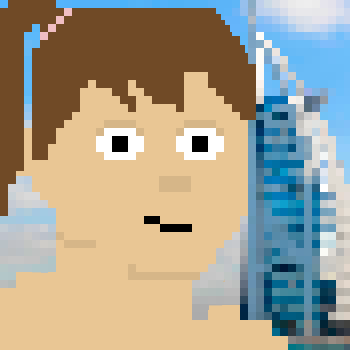
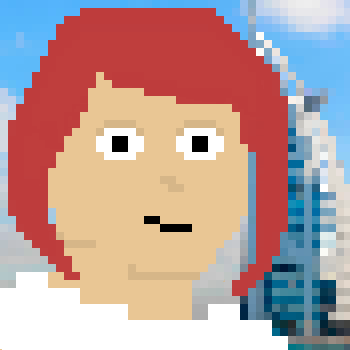
Revision of a layered 350x350 image; what changed, layer by layer:
showed group "hat" (5 layers) over (16, 0, 288, 136)
showed group "headphones_assets" (2 layers) over (0, 16, 288, 208)
showed "bob" over (8, 8, 288, 296)
hid "pony_tail" over (0, 0, 256, 216)
showed group "Top" (4 layers) over (0, 240, 288, 350)
showed "t-shirt" over (0, 272, 288, 350)
painted on "female_skin" over (159, 176, 191, 192)
